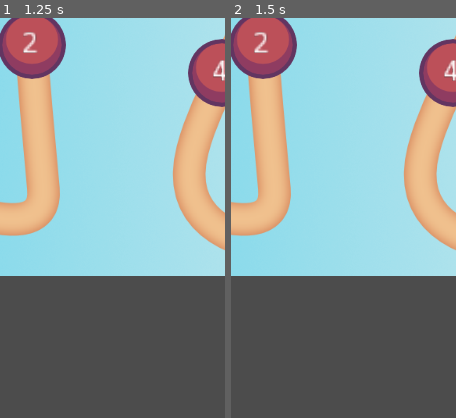
Above: before the commit, frames 1-2 (left to right).
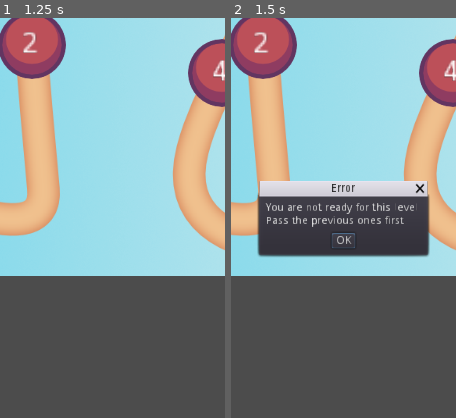
Above: after the commit, the same moments.

Repository: nhanpotter/cz3003_feeder
Game: Godot game, scene res://lvl_scroll.tscn
Same seed, same stepped clock (60 frames per second), same inputs: the game is played once before the commit and once after it.
Inputs:
- Up to frame 1 (1.25 s): click "1" at 0.5 s
- Up to frame 2 (1.5 s): click "2" at 1.25 s
The pictures show only the part of the screen within x 25-75%, y 24-74%; the shares and areas given below are measured in that part.

Frame 1 is identical in both runs. In frame 2, 15% of the frame differs, in the area x 11-89%, y 40-60%.

Commit message:
created dialog box when player press red button

Diff:
--- a/cz3003-godot/lvl_button_sc.gd
+++ b/cz3003-godot/lvl_button_sc.gd
@@ -15,11 +15,6 @@
 onready var level_label = $TextureButton/Label
 onready var button = $TextureButton
 
-# Declare member variables here. Examples:
-# var a = 2
-# var b = "text"
-
-
 # Called when the node enters the scene tree for the first time.
 func _ready():
 	setup()
@@ -27,17 +22,23 @@
 func setup():
 	level_label.text = String(level)
 
-	# set button texture
+	# set button texture. enabled - green button, else - red button
 	if enabled:
 		button.texture_normal = open_texture
 	else:
 		button.texture_normal = blocked_texture
 
-# Called every frame. 'delta' is the elapsed time since the previous frame.
-#func _process(delta):
-#	pass
-
-
+# function called when pressed. change scene if button is enabled
 func _on_TextureButton_pressed():
 	if enabled:
 		get_tree().change_scene(level_to_load) # Replace with function body.
+	else:
+		alert("You are not ready for this level.\nPass the previous ones first.", "Error")
+
+func alert(text: String, title: String='Message') -> void:
+	var dialog = AcceptDialog.new()
+	dialog.dialog_text = text
+	dialog.window_title = title
+	dialog.connect('modal_closed', dialog, 'queue_free')
+	add_child(dialog)
+	dialog.popup_centered()
